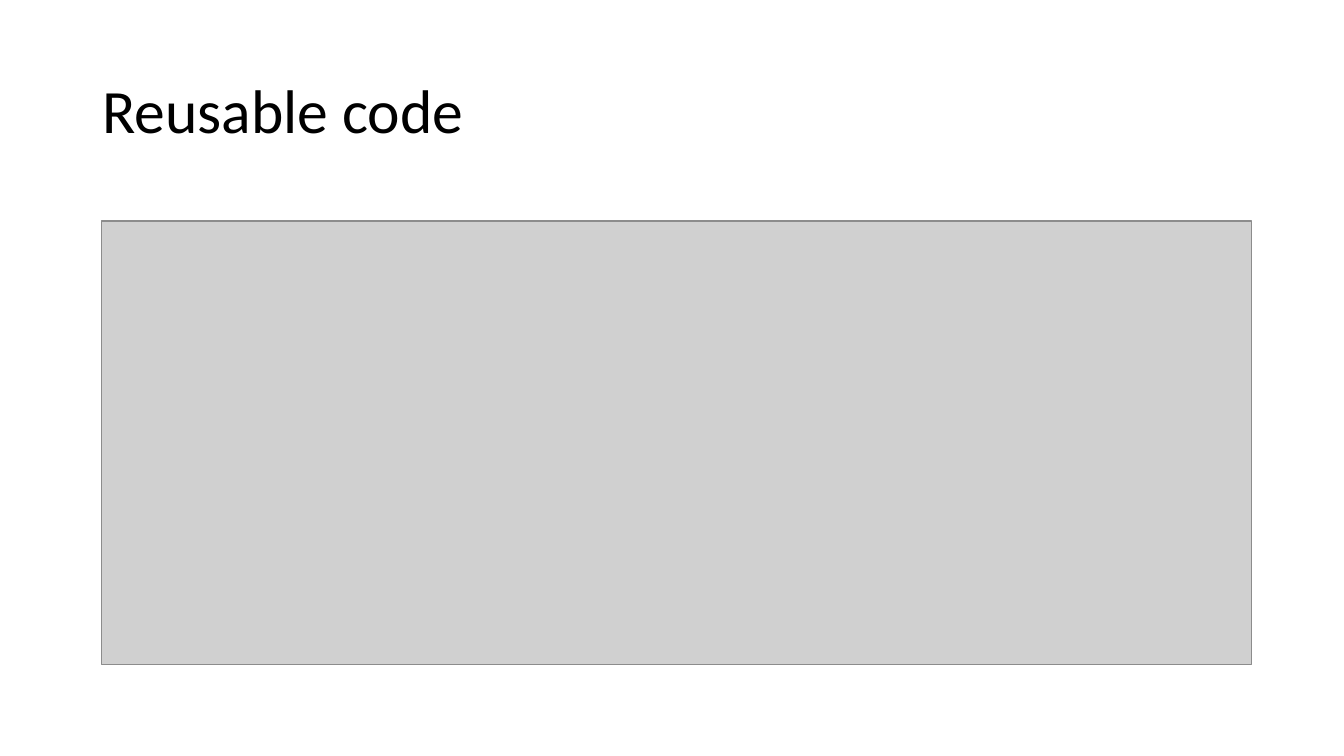
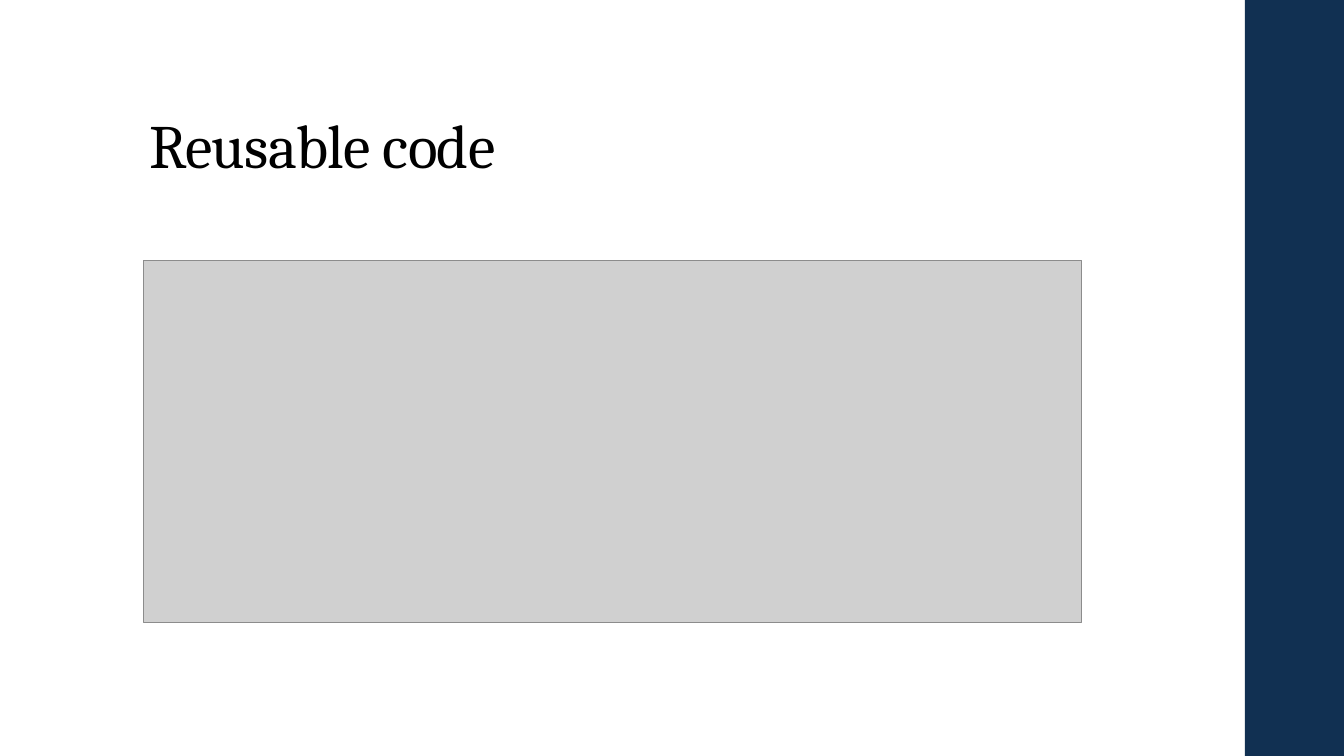
Before and after one commit to Prasundas99/Web-Development-Traning, a slide deck: slide 5 of 14.React/React.pptx. Drawn at 1344x756 pixels with LibreOffice and Linux fonts; fonts in the diff are those of the drawing; grey boxes stand for pictures. Boxes give left, top, right and bottom in pixels: in the first picture for what was removed or moved away, otherwise in the second. Text is boxed around its words. In the diff, an @@ line names an element or a change of style, - is before the commit and + after.

```diff
--- a/14.React/React.pptx
+++ b/14.React/React.pptx
@@ rectangle added at [1245, 0, 1344, 756], fill #113052 @@
@@ title "Reusable code": place and size @@
-title "Reusable code" at [102, 90, 463, 134]
+title "Reusable code" at [149, 125, 496, 169]
@@ title "Reusable code" at [149, 125, 496, 169]: font Calibri to Cambria, letter spacing 0 to -0.5 pt; vertical alignment middle to bottom @@
@@ picture: place and size @@
-picture at [102, 221, 1252, 664]
+picture at [144, 260, 1083, 622]
```
Also in this commit, not shown: 13 other slides changed, 3 slides added, 3 slides removed, 10 other files.
